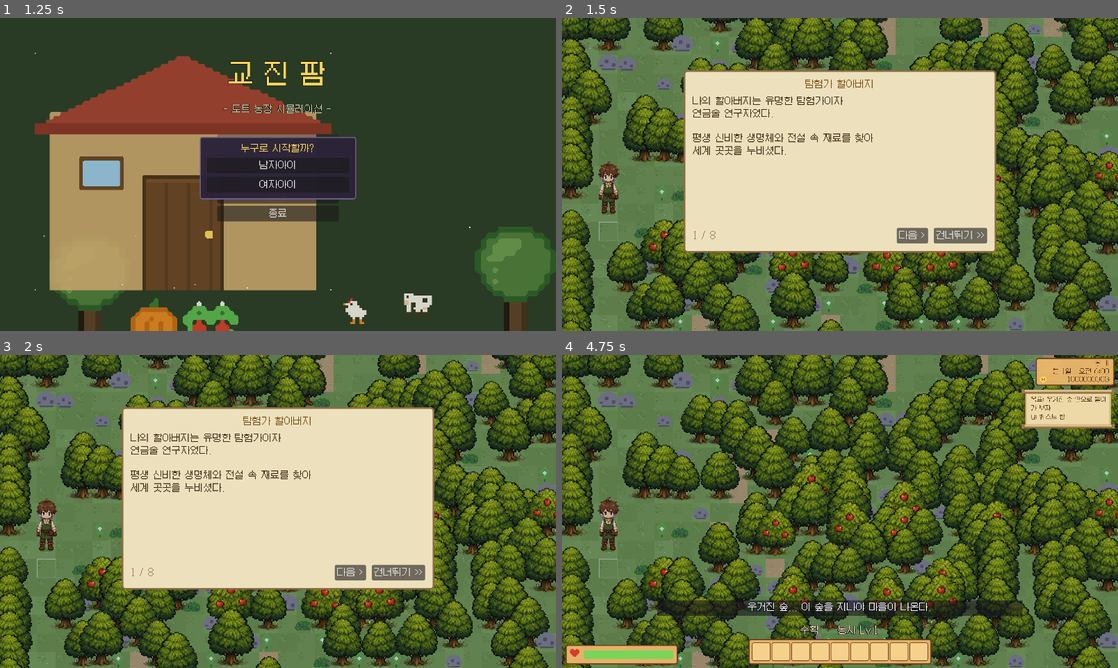
Above: before the commit, frames 1-4 (two rows, left to right).
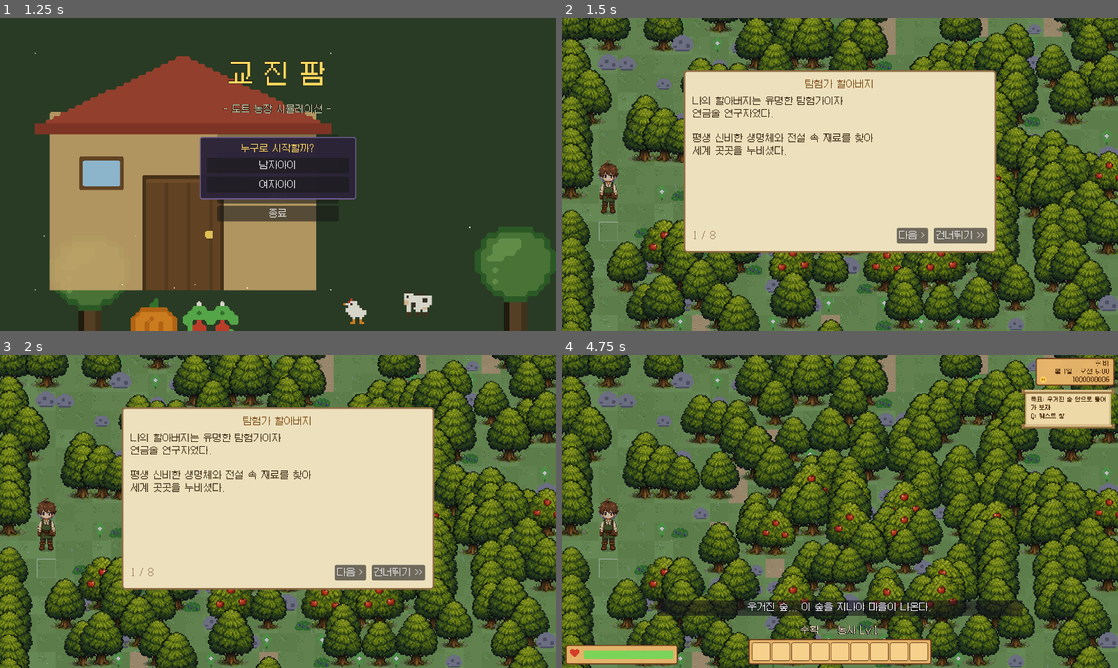
Above: after the commit, the same moments.

Repository: kyojin00/kyojingame
Game: Godot game, scene res://scenes/title.tscn
The game is run twice, just before and just after one commit, with the same random seed, the same clock (stepped at 60 frames per second) and the same inputs.
Inputs:
- Up to frame 1 (1.25 s): click "새로 시작" at 0.5 s
- Up to frame 2 (1.5 s): click "새로 시작" at 1.25 s
- Up to frame 3 (2 s): no input
- Up to frame 4 (4.75 s): click "다음 >" at 2 s; click "< 이전" at 2.75 s; click "건너뛰기 >>" at 3.5 s; click "시작하기" at 4.25 s

Frame 1 is identical in both runs. In frame 2, 0.1% of the frame differs, in the area x 6-11%, y 45-63%; in frame 3, 0.1%; in frame 4, 0.5%, in the area x 6-99%, y 1-62%.

Commit message:
폰트 크기별 갈무리 체계 + 걷기 6프레임 + 서기 스케일 숨쉬기 + 우체부 보조 대사
- 폰트 규칙 정리: 큰 글씨(14px+)=갈무리11(기본 테마 유지), 작은 글씨(13px 이하)=갈무리9
  -> HUD 시계/날짜, 두루마리 트래커, 토스트, 슬롯 번호 등 작은 라벨 뭉개짐 해소
- 월드 오버레이도 분리: 안내 문구(22px)=갈무리11, 스킬 플로팅(18px)=갈무리9
- 걷기 3방향을 6프레임(9fps)으로 통일 (사이클 균등 샘플 재선정, git 히스토리에서
  필요한 원본 프레임 복원 후 재생성)
- 서기 모션 단순화: 프레임 애니메이션 대신 단일 서기 프레임 + 세로 스케일 숨쉬기
  (발 기준 고정, 머리만 살짝 오르내림 — 뒷모습에도 숨쉬기 적용)
- 미사용 프레임 재정리: 방향별 걷기 6장 + 서기 1장만 ref에 보존
- 우체부 보조 대사: 도끼 장착 전 말을 걸면 「그건 나무를 베기 위한 도구라네」
  사용법 안내 (장착 후에는 반복하지 않고 단계별 짧은 대사)
- 평상복 커스텀 초안 이미지 ref/outfit_casual_draft.png 보관

Co-Authored-By: Claude Fable 5 <noreply@anthropic.com>
Claude-Session: https://claude.ai/code/session_01G16d56kTH5eNwk3gstTUwt

Diff:
--- a/game/scenes/hud.tscn
+++ b/game/scenes/hud.tscn
@@ -1,6 +1,7 @@
-[gd_scene load_steps=4 format=3]
+[gd_scene load_steps=5 format=3]
 
 [ext_resource type="Script" path="res://scripts/hud.gd" id="1_hud"]
+[ext_resource type="FontFile" path="res://assets/fonts/Galmuri9.ttf" id="2_small_font"]
 
 [sub_resource type="StyleBoxFlat" id="energy_bg"]
 bg_color = Color(0.32, 0.18, 0.08, 1)
@@ -30,6 +31,7 @@
 offset_right = 128.0
 offset_bottom = 17.0
 theme_override_colors/font_color = Color(0.29, 0.16, 0.06, 1)
+theme_override_fonts/font = ExtResource("2_small_font")
 theme_override_font_sizes/font_size = 11
 horizontal_alignment = 2
 
@@ -39,6 +41,7 @@
 offset_right = 128.0
 offset_bottom = 31.0
 theme_override_colors/font_color = Color(0.29, 0.16, 0.06, 1)
+theme_override_fonts/font = ExtResource("2_small_font")
 theme_override_font_sizes/font_size = 11
 horizontal_alignment = 2
 
@@ -57,6 +60,7 @@
 offset_right = 128.0
 offset_bottom = 45.0
 theme_override_colors/font_color = Color(0.29, 0.16, 0.06, 1)
+theme_override_fonts/font = ExtResource("2_small_font")
 theme_override_font_sizes/font_size = 11
 horizontal_alignment = 2
 
@@ -98,6 +102,7 @@
 offset_right = 146.0
 offset_bottom = 58.0
 theme_override_colors/font_color = Color(0.32, 0.2, 0.08, 1)
+theme_override_fonts/font = ExtResource("2_small_font")
 theme_override_font_sizes/font_size = 10
 vertical_alignment = 0
 autowrap_mode = 3
--- a/game/scripts/game_data.gd
+++ b/game/scripts/game_data.gd
@@ -450,49 +450,45 @@
 
 
 func player_side_tex(is_moving: bool, suffix: String, t: float) -> String:
-	# 옆모습. 남자: 걷는 중엔 8프레임 걷기(12fps), 멈추면 숨쉬기 모션.
+	# 옆모습. 남자: 걷는 중엔 6프레임 걷기(9fps), 멈추면 숨쉬기(스케일) 모션.
 	# (4박자 로직의 "서기" 박자가 걷기에 끼어들지 않게 moving을 직접 본다)
 	if gender == "m":
 		if not is_moving:
 			return player_idle_tex("side")
-		return "player_side_walk_%d" % (int(t * 12.0) % 8)
+		return "player_side_walk_%d" % (int(t * 9.0) % 6)
 	if suffix == "idle":
 		return player_tex("side_idle")
 	return player_tex("side_" + suffix)
 
 
 func player_down_tex(is_moving: bool, suffix: String, t: float) -> String:
-	# 앞모습. 남자: 걷는 중엔 8프레임 걷기(12fps), 멈추면 숨쉬기 모션.
+	# 앞모습. 남자: 걷는 중엔 6프레임 걷기(9fps), 멈추면 숨쉬기(스케일) 모션.
 	if gender == "m":
 		if not is_moving:
 			return player_idle_tex("down")
-		return "player_down_walk_%d" % (int(t * 12.0) % 8)
+		return "player_down_walk_%d" % (int(t * 9.0) % 6)
 	if suffix == "idle":
 		return player_tex("down_idle")
 	return player_tex("down_" + suffix)
 
 
 func player_up_tex(is_moving: bool, suffix: String, t: float) -> String:
-	# 뒷모습. 남자: 걷는 중엔 8프레임 걷기(12fps), 멈추면 정지 프레임.
+	# 뒷모습. 남자: 걷는 중엔 6프레임 걷기(9fps), 멈추면 숨쉬기(스케일) 모션.
 	if gender == "m":
 		if not is_moving:
 			return player_idle_tex("up")
-		return "player_up_walk_%d" % (int(t * 12.0) % 8)
+		return "player_up_walk_%d" % (int(t * 9.0) % 6)
 	if suffix == "idle":
 		return player_tex("up_idle")
 	return player_tex("up_" + suffix)
 
 
-# 옆 서기: 4프레임을 왕복(핑퐁)해 6단계 숨쉬기 루프를 만든다
-const SIDE_IDLE_SEQ := [0, 1, 2, 3, 2, 1]
-
-
 func player_idle_tex(dirn: String) -> String:
-	# 대기 모션 (0.3초/단계): 앞모습 6프레임, 옆모습 4프레임 핑퐁
+	# 대기: 단일 서기 프레임. 숨쉬기는 스프라이트 세로 스케일로 연출한다 (player.gd)
 	if gender == "m" and dirn == "down":
-		return "player_down_idle_%d" % (int(Time.get_ticks_msec() / 300.0) % 6)
+		return "player_down_idle_0"
 	if gender == "m" and dirn == "side":
-		return "player_side_idle_%d" % SIDE_IDLE_SEQ[int(Time.get_ticks_msec() / 300.0) % 6]
+		return "player_side_idle_0"
 	return player_tex(dirn + "_idle")
 
 
--- a/game/scripts/hud.gd
+++ b/game/scripts/hud.gd
@@ -19,6 +19,8 @@
 }
 # 나무 프레임 팔레트
 const WOOD_TEXT := Color(0.29, 0.16, 0.06)
+# 작은 글씨용 갈무리9 (작은 크기에서 뭉개지지 않게)
+const FONT_SMALL := preload("res://assets/fonts/Galmuri9.ttf")
 
 var main: Node2D
 var msg_timer := 0.0
@@ -126,6 +128,7 @@
 	head.text = str(d.head)
 	head.position = Vector2(44 if has_icon else 12, 4)
 	head.size = Vector2(tw - 50, 16)
+	head.add_theme_font_override("font", FONT_SMALL)
 	head.add_theme_font_size_override("font_size", 12)
 	head.add_theme_color_override("font_color", d.head_col)
 	_toast.add_child(head)
@@ -133,6 +136,7 @@
 	body.text = str(d.body)
 	body.position = Vector2(44 if has_icon else 12, 21)
 	body.size = Vector2(tw - 50, 18)
+	body.add_theme_font_override("font", FONT_SMALL)
 	body.add_theme_font_size_override("font_size", 13)
 	body.add_theme_color_override("font_color", WOOD_TEXT)
 	_toast.add_child(body)
--- a/game/scripts/inventory_ui.gd
+++ b/game/scripts/inventory_ui.gd
@@ -258,6 +258,7 @@
 	var num := Label.new()  # 슬롯 번호 = 숫자키
 	num.text = str(slot_i + 1)
 	num.position = Vector2(3, 0)
+	num.add_theme_font_override("font", preload("res://assets/fonts/Galmuri9.ttf"))
 	num.add_theme_font_size_override("font_size", 10)
 	num.add_theme_color_override("font_color", Color(0.75, 0.7, 0.85, 0.75))
 	num.mouse_filter = Control.MOUSE_FILTER_IGNORE
--- a/game/scripts/main.gd
+++ b/game/scripts/main.gd
@@ -89,19 +89,13 @@
 	"player_f_down_0", "player_f_down_1", "player_f_up_0", "player_f_up_1",
 	"player_f_side_0", "player_f_side_1",
 	"player_f_down_idle", "player_f_up_idle", "player_f_side_idle",
-	"player_side_idle_0", "player_side_idle_1", "player_side_idle_2",
-	"player_side_idle_3",
-	"player_down_idle_0", "player_down_idle_1", "player_down_idle_2",
-	"player_down_idle_3", "player_down_idle_4", "player_down_idle_5",
+	"player_side_idle_0", "player_down_idle_0",
 	"player_side_walk_0", "player_side_walk_1", "player_side_walk_2",
 	"player_side_walk_3", "player_side_walk_4", "player_side_walk_5",
-	"player_side_walk_6", "player_side_walk_7",
 	"player_down_walk_0", "player_down_walk_1", "player_down_walk_2",
 	"player_down_walk_3", "player_down_walk_4", "player_down_walk_5",
-	"player_down_walk_6", "player_down_walk_7",
 	"player_up_walk_0", "player_up_walk_1", "player_up_walk_2",
 	"player_up_walk_3", "player_up_walk_4", "player_up_walk_5",
-	"player_up_walk_6", "player_up_walk_7",
 	"crop_sprout", "crop_small", "crop_medium", "withered",
 	"mature_potato", "mature_carrot", "mature_strawberry", "mature_pumpkin",
 	"mature_tomato", "mature_corn", "mature_watermelon",
@@ -177,7 +171,9 @@
 const BOARD_POS := Vector2i(75, 17)
 const VILLAGE_REGION := Rect2i(60, 0, 30, 30)
 const ROAD := Rect2i(30, 8, 30, 2)  # 농장 -> 마을 공용 길
-const UI_FONT := preload("res://assets/fonts/Galmuri9.ttf")
+# 폰트 규칙: 큰 글씨(14px+)=갈무리11, 작은 글씨(13px 이하·소형 오버레이)=갈무리9
+const UI_FONT := preload("res://assets/fonts/Galmuri11.ttf")
+const UI_FONT_SMALL := preload("res://assets/fonts/Galmuri9.ttf")
 
 var npcs: Array = []
 
@@ -1142,6 +1138,11 @@
 
 
 func interact() -> void:
+	# 동행 중인 우체부 아저씨에게 말 걸기 (진행 단계별 보조 대화)
+	if _postman != null and _postman_state == "follow" \
+			and (player.position - _postman.position).length() < 56.0:
+		_talk_to_postman()
+		return
 	# 가까운 NPC와 대화
 	var npc := nearby_npc()
 	if npc != null:
@@ -1665,6 +1666,26 @@
 		GameData.BED_WOOD)
 	hud.quest_toast("집 짓기")
 	save_now()
+
+
+# 동행 중 우체부에게 말을 걸면 지금 단계에 맞는 짧은 안내를 해 준다.
+# 도끼 사용법 설명은 아직 장착 전(equip 단계)에만 나온다 — 이후엔 반복하지 않는다.
+func _talk_to_postman() -> void:
+	match GameData.story_phase:
+		"equip":
+			dialog.open_seq("우체부 아저씨", tex["npc_postman_portrait_normal"], [
+				{"text": "「그건 나무를 베기 위한 도구라네.」"},
+				{"text": "「숲을 지나가려면 그 도끼로 나무를 베어 길을 만들어야 할 걸세.」"},
+				{"text": "「가방(I)을 열어 도끼를 슬롯에 넣으면 쓸 수 있네.」"},
+			], Callable())
+		"chop":
+			dialog.open_seq("우체부 아저씨", tex["npc_postman_portrait_normal"], [
+				{"text": "「도끼를 챙겼구먼. 앞의 나무를 골라 베어보게.」"},
+			], Callable())
+		_:
+			dialog.open_seq("우체부 아저씨", tex["npc_postman_portrait_happy"], [
+				{"text": "「마을은 동쪽일세. 같이 가세나.」"},
+			], Callable())
 
 
 func _story_chief() -> Node2D:
@@ -2893,10 +2914,10 @@
 	for ft in float_texts:
 		var a: float = clampf(1.4 - ft.t, 0.0, 1.0)
 		var p: Vector2 = ft.pos + Vector2(0, -ft.t * 26.0)
-		var tw: float = UI_FONT.get_string_size(ft.text, HORIZONTAL_ALIGNMENT_LEFT, -1, 18).x
-		overlay.draw_string_outline(UI_FONT, p + Vector2(-tw / 2.0, 0), ft.text,
+		var tw: float = UI_FONT_SMALL.get_string_size(ft.text, HORIZONTAL_ALIGNMENT_LEFT, -1, 18).x
+		overlay.draw_string_outline(UI_FONT_SMALL, p + Vector2(-tw / 2.0, 0), ft.text,
 			HORIZONTAL_ALIGNMENT_LEFT, -1, 18, 3, Color(0.05, 0.04, 0.08, a))
-		overlay.draw_string(UI_FONT, p + Vector2(-tw / 2.0, 0), ft.text,
+		overlay.draw_string(UI_FONT_SMALL, p + Vector2(-tw / 2.0, 0), ft.text,
 			HORIZONTAL_ALIGNMENT_LEFT, -1, 18, Color(0.65, 0.95, 0.5, a))
 
 	_draw_context_hint()
--- a/game/scripts/player.gd
+++ b/game/scripts/player.gd
@@ -102,3 +102,10 @@
 			tex_name = GameData.player_side_tex(moving, suffix, anim_time)
 			sprite.flip_h = dir == "left"
 	sprite.texture = main.tex[tex_name]
+	# 서 있을 때 숨쉬기: 프레임 대신 세로 스케일을 살짝 키웠다 줄인다
+	# (스프라이트 offset이 발 기준이라 발은 그대로, 머리만 오르내린다)
+	if not moving:
+		var b := 1.0 + 0.018 * sin(Time.get_ticks_msec() / 1000.0 * 2.2)
+		sprite.scale = Vector2(0.5, 0.5 * b)
+	else:
+		sprite.scale = Vector2(0.5, 0.5)
Binary file removed: game/assets/ref/m_idle_front/060.png
Not shown, removed: game/assets/ref/m_idle_front/060.png.import
Binary file removed: game/assets/ref/m_idle_front/062.png
Not shown, removed: game/assets/ref/m_idle_front/062.png.import
Binary file removed: game/assets/ref/m_idle_front/064.png
Not shown, removed: game/assets/ref/m_idle_front/064.png.import
Binary file removed: game/assets/ref/m_idle_front/066.png
Not shown, removed: game/assets/ref/m_idle_front/066.png.import
Binary file removed: game/assets/ref/m_idle_front/068.png
Not shown, removed: game/assets/ref/m_idle_front/068.png.import
Binary file removed: game/assets/ref/m_walk_back/009.png
Binary file added: game/assets/ref/m_walk_back/010.png
(and 77 more such lines)
